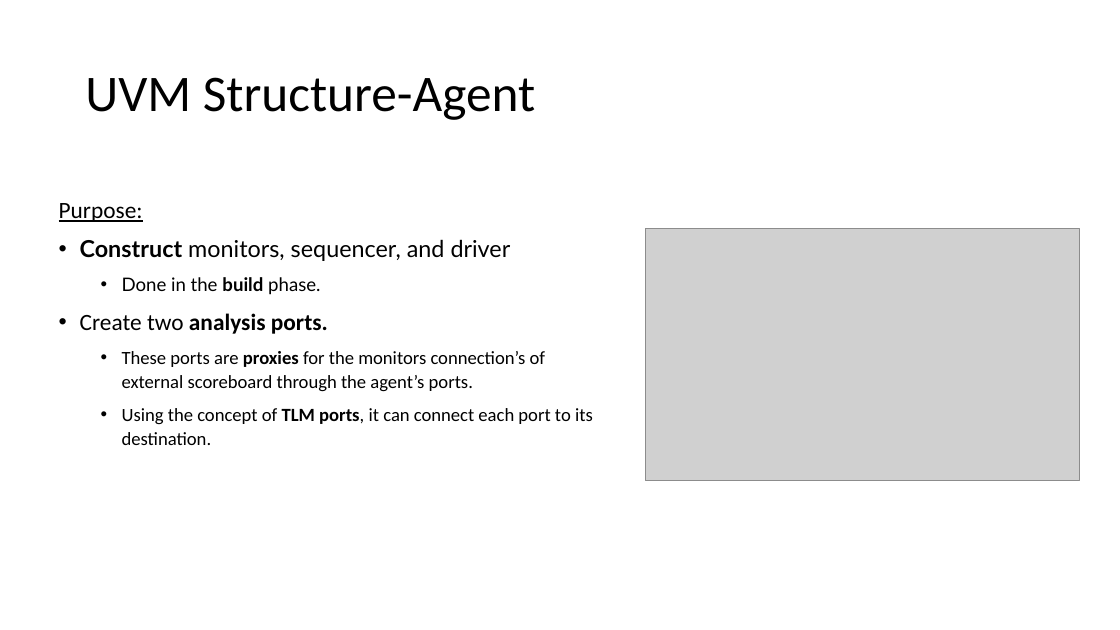
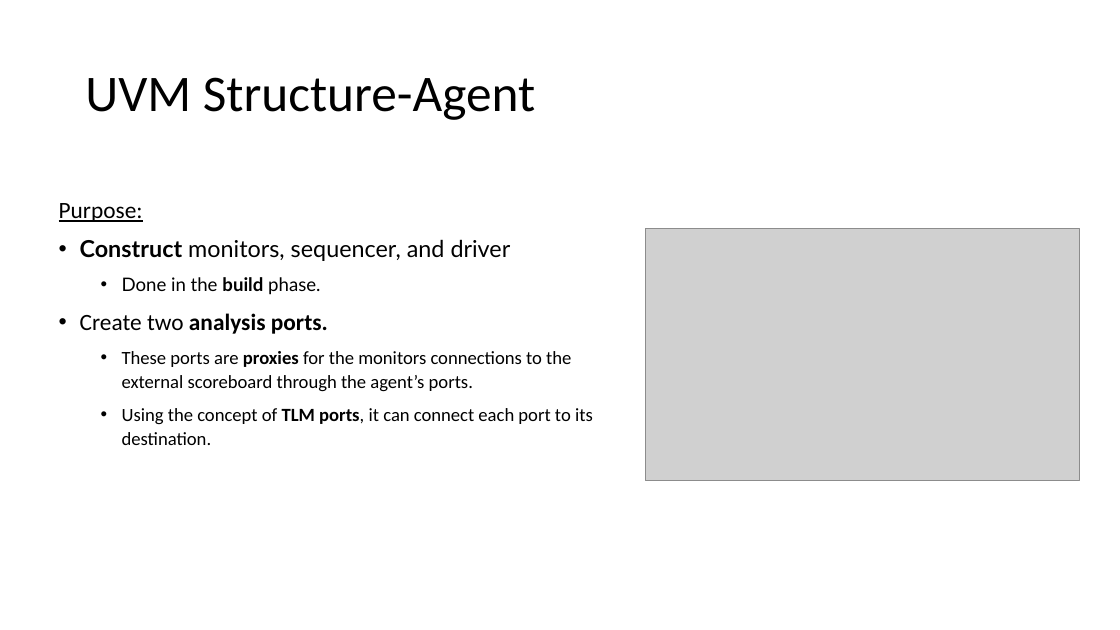
Before and after one commit to liotahuf/UVM_project, a slide deck: slide 12 of Final presentation 3.pptx. Drawn at 1120x630 pixels with LibreOffice and Linux fonts; fonts in the diff are those of the drawing; grey boxes stand for pictures. Boxes give left, top, right and bottom in pixels: in the first picture for what was removed or moved away, otherwise in the second. Text is boxed around its words. In the diff, an @@ line names an element or a change of style, - is before the commit and + after.

```diff
--- a/Final presentation 3.pptx
+++ b/Final presentation 3.pptx
@@ text at <box>122,351,571,392</box>: text changed @@
-  • These ports are proxies for the monitors connection’s of external scoreboard through the agent’s ports.
+  • These ports are proxies for the monitors connections to the external scoreboard through the agent’s ports.
```
Also in this commit, not shown: 3 other slides changed, 1 other file.
